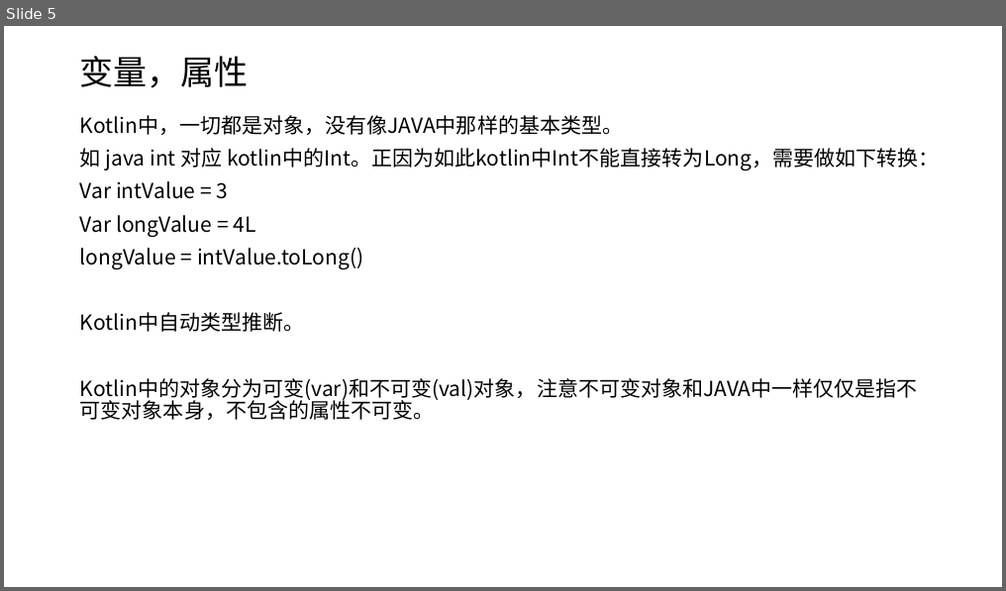
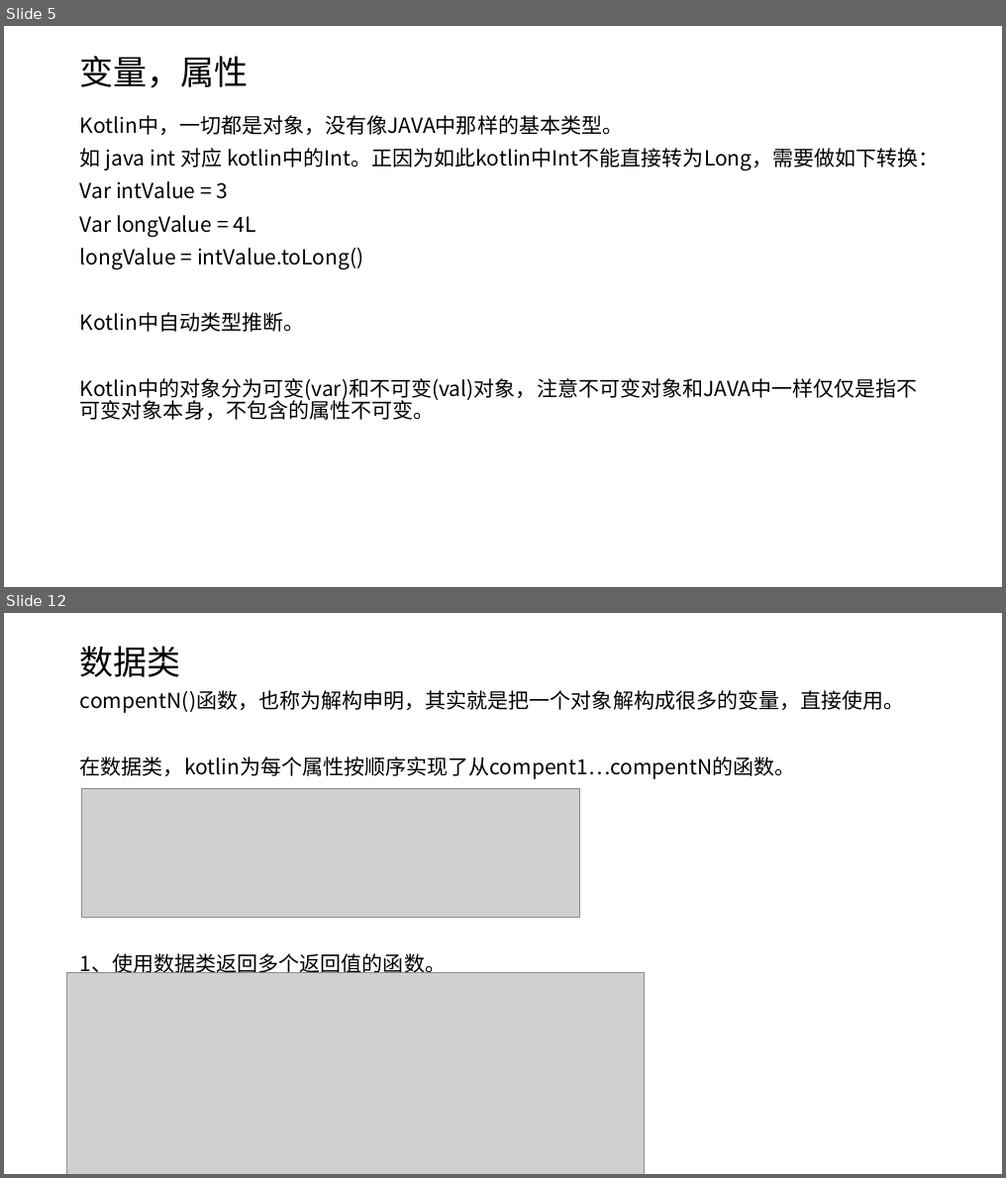
Before and after one commit to shenbibo/KotlinWeather, a slide deck: docs/初探kotlin.pptx. Shown one above the other, each under a label of ours: slide 5 before the commit, slides 5 and 12 after it; the slides between them are not shown. The pictures are 1006x591 and 1006x1178 pixels, drawn with LibreOffice and Linux fonts; fonts in the diff are those of the drawing; grey boxes stand for pictures. Boxes give left, top, right and bottom in pixels: in the first picture for what was removed or moved away, otherwise in the second. Text is boxed around its words. In the diff, an @@ line names an element or a change of style, - is before the commit and + after.

Commit message:
新增扩展函数，数据类讲解内容

```diff
--- a/docs/初探kotlin.pptx
+++ b/docs/初探kotlin.pptx
@@ slide 12 added at [4, 613, 1002, 1174], background #FFFFFF @@
@@ title added at [80, 646, 181, 677], 32.4 pt, text #000000 @@
+数据类
@@ text added at [80, 690, 905, 973], 20 pt, text #000000 @@
+compentN()函数，也称为解构申明，其实就是把一个对象解构成很多的变量，直接使用。
+在数据类，kotlin为每个属性按顺序实现了从compent1…compentN的函数。
+1、使用数据类返回多个返回值的函数。
@@ picture added at [82, 789, 580, 917] @@
@@ picture added at [67, 973, 645, 1174] @@
```
Also in this commit, not shown: 2 slides changed, 6 other slides added, 3 other files.
